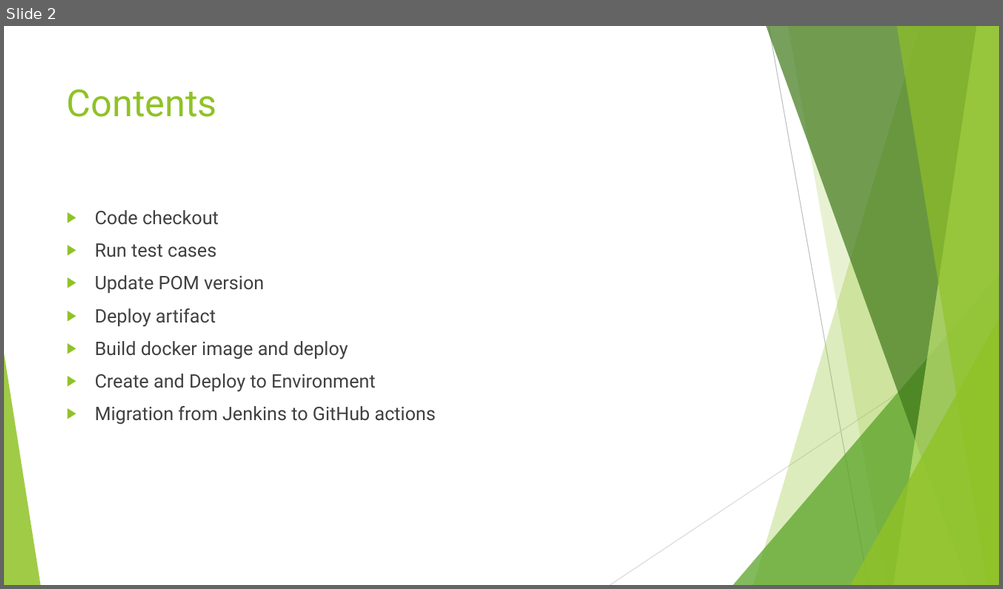
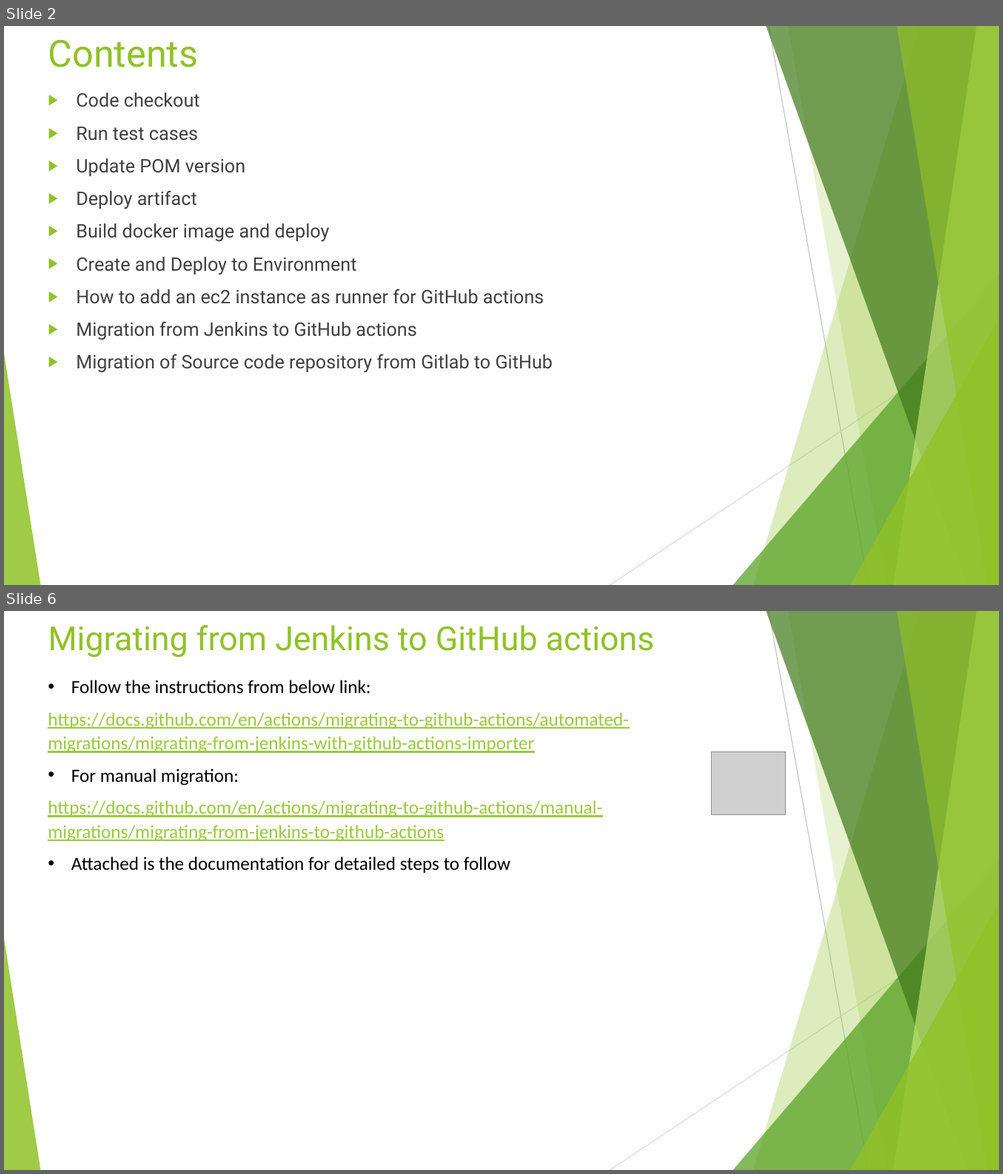
Before and after one commit to testuser300693/github-actions-cicd, a slide deck: githubactions.pptx. Shown one above the other, each under a label of ours: slide 2 before the commit, slides 2 and 6 after it; the slides between them are not shown. The pictures are 1003x589 and 1003x1174 pixels, drawn with LibreOffice and Linux fonts; fonts in the diff are those of the drawing; grey boxes stand for pictures. Boxes give left, top, right and bottom in pixels: in the first picture for what was removed or moved away, otherwise in the second. Text is boxed around its words. In the diff, an @@ line names an element or a change of style, - is before the commit and + after.

Commit message:
update documentation

```diff
--- a/githubactions.pptx
+++ b/githubactions.pptx
@@ slide 6 added at (4, 611, 999, 1170), background #FFFFFF; not listed: 10 template elements that a slide beside it also shows @@
@@ title added at (48, 625, 654, 658), 32 pt, text #90C226 @@
+Migrating from Jenkins to GitHub actions
@@ text added at (48, 680, 629, 873), 18 pt, text #99CA3C, underline @@
+• Follow the instructions from below link:
+https://docs.github.com/en/actions/migrating-to-github-actions/automated-migrations/migrating-from-jenkins-with-github-actions-importer
+• For manual migration:
+https://docs.github.com/en/actions/migrating-to-github-actions/manual-migrations/migrating-from-jenkins-to-github-actions
+• Attached is the documentation for detailed steps to follow
@@ picture added at (711, 752, 786, 815) @@
@@ slide 2 changed as well @@
@@ title "Contents": place and size @@
-title "Contents" at (67, 89, 217, 117)
+title "Contents" at (48, 39, 199, 67)
@@ text "Code checkout": place and size @@
-text "Code checkout" at (95, 210, 435, 425)
+text "Code checkout" at (76, 93, 553, 373)
@@ text at (76, 289, 544, 304): paragraph added @@
+▶ How to add an ec2 instance as runner for GitHub actions
@@ text at (76, 355, 553, 373): paragraph added @@
+▶ Migration of Source code repository from Gitlab to GitHub
```
Also in this commit, not shown: 2 other slides changed, 3 other slides added, 1 slide removed, 1 other file.
